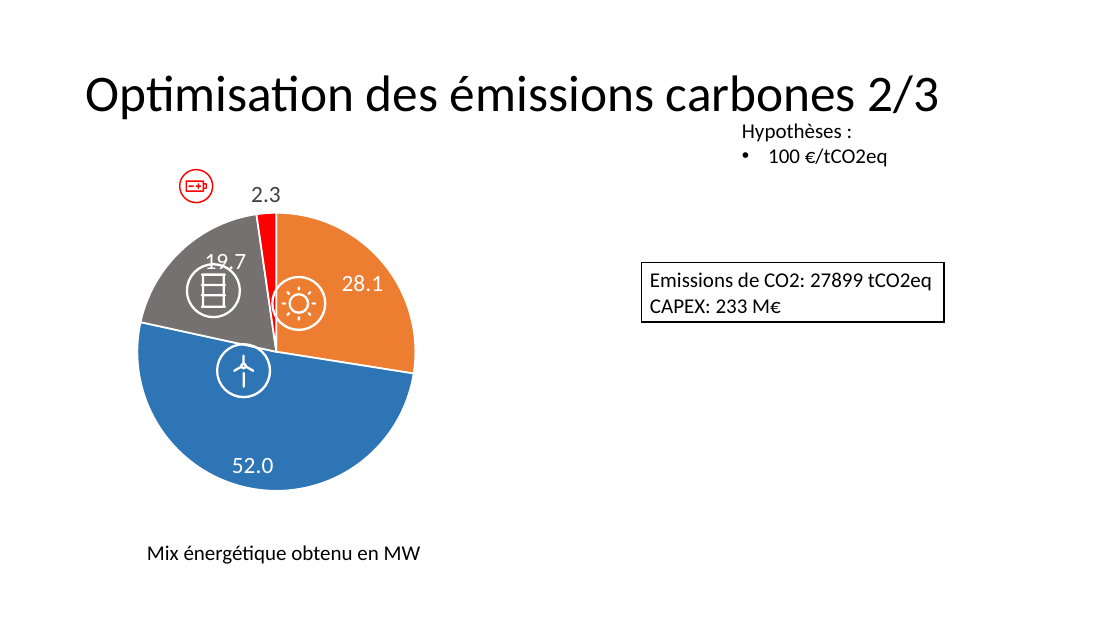
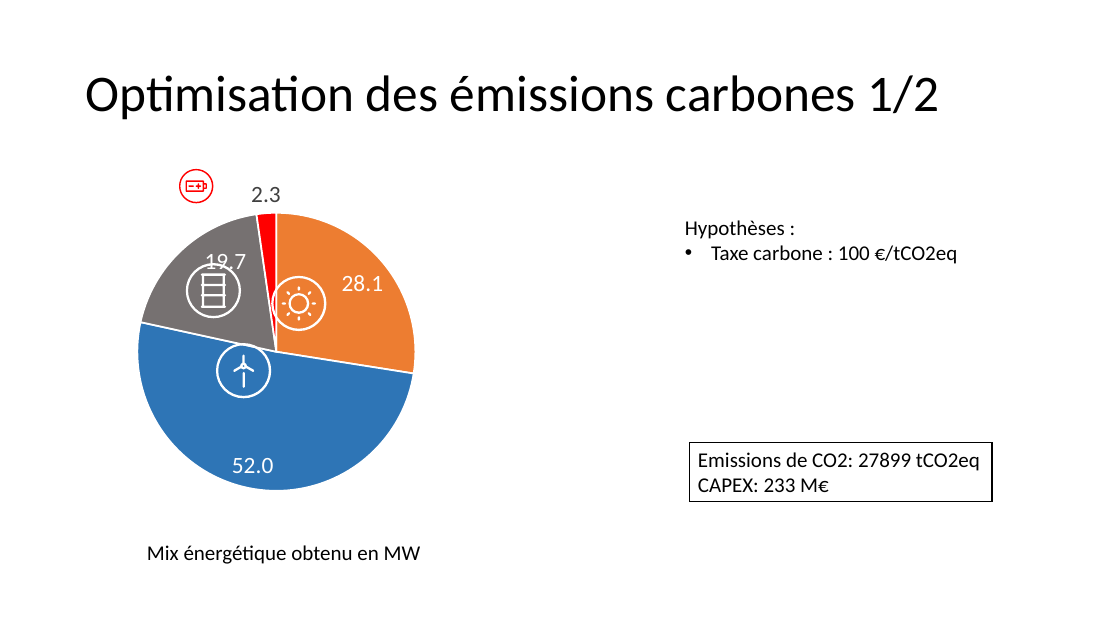
Before and after one commit to cledat/Projet-EA314, a slide deck: slide 6 of rapport.pptx (slide 8 before the commit). Drawn at 1120x630 pixels with LibreOffice and Linux fonts; fonts in the diff are those of the drawing. Boxes give left, top, right and bottom in pixels: in the first picture for what was removed or moved away, otherwise in the second. Text is boxed around its words. In the diff, an @@ line names an element or a change of style, - is before the commit and + after.

```diff
--- a/rapport.pptx
+++ b/rapport.pptx
@@ title at (x1=85, y1=75, x2=940, y2=120): text changed @@
-Optimisation des émissions carbones 2/3
+Optimisation des émissions carbones 1/2
@@ text "Hypothèses :" moved from (x1=742, y1=123, x2=888, y2=167) to (x1=685, y1=220, x2=958, y2=264) @@
@@ text at (x1=711, y1=245, x2=958, y2=264): text changed @@
-• 100 €/tCO2eq
+• Taxe carbone : 100 €/tCO2eq
@@ rectangle "Emissions de CO2: 27899 tCO2eq" moved from (x1=642, y1=263, x2=944, y2=323) to (x1=690, y1=442, x2=992, y2=502) @@
```
Also in this commit, not shown: 8 other slides changed, 1 slide added, 1 other file.
